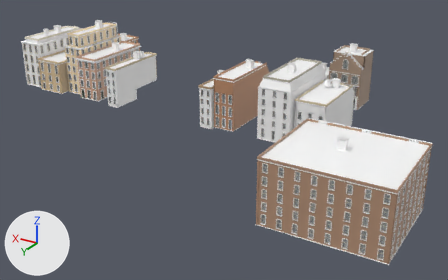
What one commit did to the Blender file art/blender/city_elevations_lod1.blend.
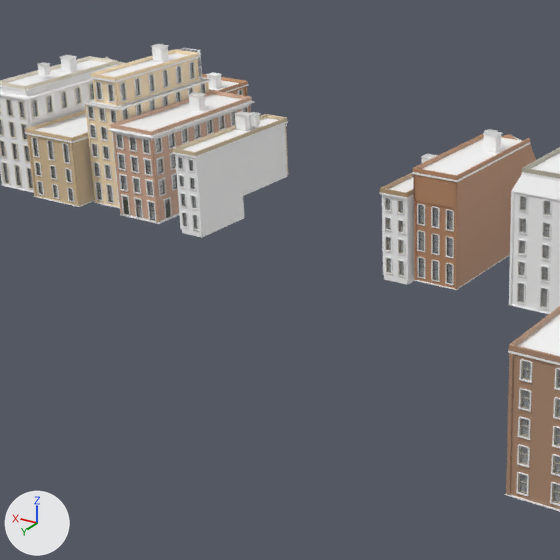
There are two pictures of each version: one whole from a 50 mm lens placed at (-123.0, 170.8, 76.1), pointed at (-26.8, 10.4, -4.1), one close up on the part from 6% to 63% of the width and 0% to 91% of the height. Arrows for +X, +Y and +Z are at lower left; the lights stay in place. The older version's two pictures come first.

Script lines for the objects in view, before the commit:
```python
me_site_ne1__roof_bitumen = bpy.data.meshes.new('site_ne1__roof_bitumen')
me_site_ne1__roof_bitumen.from_pydata(...)  # 24 vertices, 44 faces; spans x -4.5..4.5, y -13.0..13.0, z 14.7..15.0
me_site_ne1__roof_bitumen.materials.append(mat_site_ne1__roof_bitumen)  # its picture is missing
me_site_ne3__arcade_brick_bond = bpy.data.meshes.new('site_ne3__arcade_brick_bond')
me_site_ne3__arcade_brick_bond.from_pydata(...)  # 879 vertices, 1374 faces; spans x -5.5..5.5, y -13.6..13.6, z 0.0..12.1
me_site_ne3__arcade_brick_bond.materials.append(mat_site_ne3__arcade_brick_bond)  # its picture is missing
me_site_nw1__roof_bitumen = bpy.data.meshes.new('site_nw1__roof_bitumen')
me_site_nw1__roof_bitumen.from_pydata(...)  # 20 vertices, 36 faces; spans x -3.8..3.8, y -11.2..11.2, z 16.4..16.7
me_site_nw1__roof_bitumen.materials.append(mat_site_nw1__roof_bitumen)  # its picture is missing
ob_site_ne1__roof_bitumen = bpy.data.objects.new('site_ne1__roof_bitumen', me_site_ne1__roof_bitumen)
ob_site_ne1__roof_bitumen.location = (30.1, -1.4, 0.0)
ob_site_ne3__arcade_brick_bond = bpy.data.objects.new('site_ne3__arcade_brick_bond', me_site_ne3__arcade_brick_bond)
ob_site_ne3__arcade_brick_bond.location = (48.6, -1.5, 0.0)
ob_site_nw1__roof_bitumen = bpy.data.objects.new('site_nw1__roof_bitumen', me_site_nw1__roof_bitumen)
ob_site_nw1__roof_bitumen.location = (-27.0, 0.0, 0.0)
# also in view: 'site_nbr_e__roof_bitumen' at (18.7, 0.0, 12.9); 'site_nw1__arcade_brick_bond' at (-27.0, -1.6, 8.7); 'site_nbr_e__arcade_brick_bond' at (18.7, 0.1, 6.1); 'site_nw3__limestone' at (-45.2, 11.8, 8.5); 'site_nw3__mirror_aged' at (-45.2, -1.1, 9.1)
```
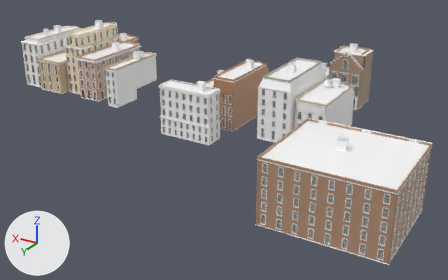
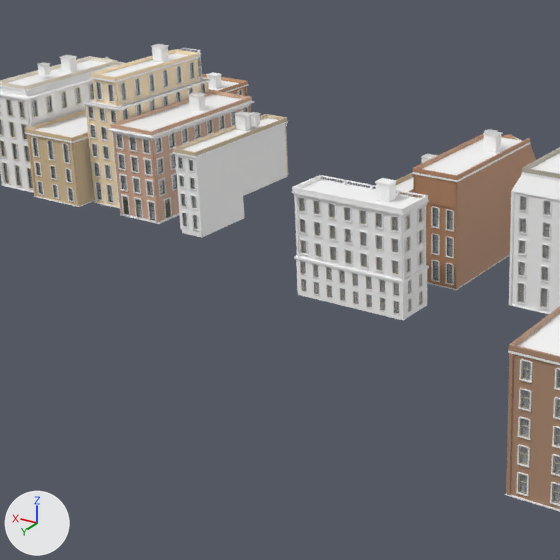
What the commit changed:
Material 'site_back_w__soot' (mat_site_back_w__soot) is new.
Its base color is (1.0, 1.0, 1.0) (white #ffffff).
Material 'site_back_w__roof_bitumen' (mat_site_back_w__roof_bitumen) is new.
Its base color is (1.0, 1.0, 1.0) (white #ffffff).
Material 'site_back_w__mirror_aged' (mat_site_back_w__mirror_aged) is new.
Its base color is (0.0272, 0.0432, 0.0509) (dark cyan #2e3b40).
Its ior is 1.52.
Its alpha is 0.28.
Its transmission weight is 0.5.
Material 'site_back_w__limestone' (mat_site_back_w__limestone) is new.
Its base color is (1.0, 1.0, 1.0) (white #ffffff).
Material 'site_back_w__door_paint' (mat_site_back_w__door_paint) is new.
Its base color is (0.38, 0.307, 0.196) (beige #a6967a).
Material 'site_back_w__brick' (mat_site_back_w__brick) is new.
Its base color is (1.0, 1.0, 1.0) (white #ffffff).
Material 'site_back_w__arcade_brick_bond' (mat_site_back_w__arcade_brick_bond) is new.
Its base color is (1.0, 1.0, 1.0) (white #ffffff).
Mesh me_site_back_w__soot is new.
It has 24 vertices, 44 faces and spans x -1.17..1.17, y -0.97..0.97, z 18.16..18.32.
It uses material mat_site_back_w__soot (its picture is missing).
Mesh me_site_back_w__roof_bitumen is new.
It has 24 vertices, 44 faces and spans x -9.2..9.2, y -3.4..3.4, z 15.4..15.7.
It uses material mat_site_back_w__roof_bitumen (its picture is missing).
Mesh me_site_back_w__mirror_aged is new.
It has 822 vertices, 1268 faces and spans x -8.8..8.8, y -3.0..3.0, z 0.8..14.9.
It uses material mat_site_back_w__mirror_aged (its picture is missing).
Mesh me_site_back_w__limestone is new.
It has 6104 vertices, 9604 faces and spans x -9.2..9.2, y -3.4..3.4, z 0.0..16.3.
It uses material mat_site_back_w__limestone (its picture is missing).
Mesh me_site_back_w__door_paint is new.
It has 3832 vertices, 5748 faces and spans x -8.8..8.8, y -3.0..3.0, z 0.8..14.9.
It uses material mat_site_back_w__door_paint (its picture is missing).
Mesh me_site_back_w__brick is new.
It has 24 vertices, 44 faces and spans x -1.05..1.05, y -0.85..0.85, z 15.66..18.16.
It uses material mat_site_back_w__brick (its picture is missing).
Mesh me_site_back_w__arcade_brick_bond is new.
It has 1888 vertices, 2900 faces and spans x -9.1..9.1, y -3.2..3.2, z 5.9..16.3.
It uses material mat_site_back_w__arcade_brick_bond (its picture is missing).
Object 'site_back_w__soot' (ob_site_back_w__soot) is new; it shows me_site_back_w__soot.
Its location is (-25.1, 20.9, 0.0).
Object 'site_back_w__roof_bitumen' (ob_site_back_w__roof_bitumen) is new; it shows me_site_back_w__roof_bitumen.
Its location is (-21.0, 21.3, 0.0).
Object 'site_back_w__mirror_aged' (ob_site_back_w__mirror_aged) is new; it shows me_site_back_w__mirror_aged.
Its location is (-21.0, 21.3, 0.0).
Object 'site_back_w__limestone' (ob_site_back_w__limestone) is new; it shows me_site_back_w__limestone.
Its location is (-21.0, 21.3, 0.0).
Object 'site_back_w__door_paint' (ob_site_back_w__door_paint) is new; it shows me_site_back_w__door_paint.
Its location is (-21.0, 21.3, 0.0).
Object 'site_back_w__brick' (ob_site_back_w__brick) is new; it shows me_site_back_w__brick.
Its location is (-25.1, 20.9, 0.0).
Object 'site_back_w__arcade_brick_bond' (ob_site_back_w__arcade_brick_bond) is new; it shows me_site_back_w__arcade_brick_bond.
Its location is (-21.0, 21.4, 0.0).

Where the change shows, as pixel boxes (x1, y1, x2, y2) in the close-ups (560 x 560 px):
'site_back_w__limestone', added
    after: (294, 175, 429, 320)
'site_back_w__arcade_brick_bond', added
    after: (292, 176, 426, 280)
'site_back_w__mirror_aged', added
    after: (300, 198, 421, 313)
'site_back_w__roof_bitumen', added
    after: (292, 180, 429, 215)
'site_back_w__door_paint', added
    after: (299, 198, 422, 313)
'site_back_w__brick', added
    after: (376, 182, 396, 202)
'site_back_w__soot', added
    after: (375, 178, 397, 185)
